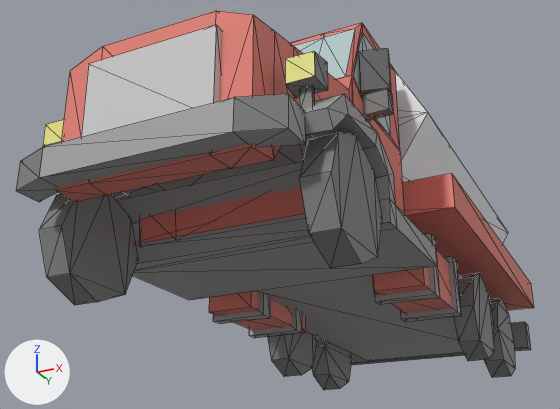
One commit to the glTF model assets/jaywalk/variety/tanker.glb: the scene before it, then after it.
The view is the same before and after, from a 50 mm lens placed at (4.52, -11.11, -2.4), pointed at (-0.82, -0.43, 2.41). The lights are fixed; the arrows at lower left show +X, +Y and +Z. The picture after the commit comes second. Mesh edges are drawn as thin lines. Where no turn or scale is listed for an object, it has been applied to the vertices. Vertices at exactly the same position are counted once.

Script lines for the objects in view, before the commit:
```python
me_tanker = bpy.data.meshes.new('tanker')
me_tanker.from_pydata(...)  # 462 vertices, 780 faces; spans x -2.21..2.21, y -5.45..5.45, z 0.0..4.74
me_tanker.materials.append(mat_vertex_colour)
ob_tanker = bpy.data.objects.new('tanker', me_tanker)
ob_tanker.location = (0.0, 0.0, 0.0)
```
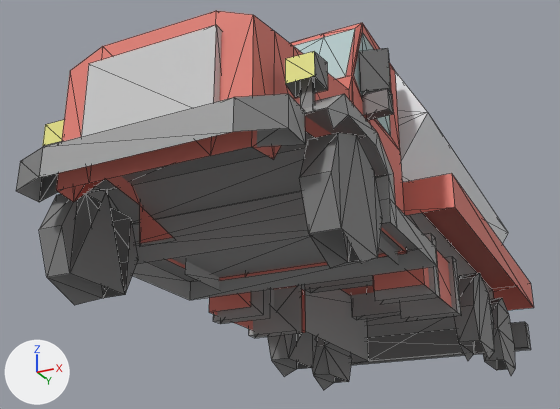
Where the change shows, as pixel boxes (x1, y1, x2, y2) in the pictures (560 x 409 px):
part 1 of me_tanker, deleted: before (16, 76, 534, 390)

What the commit changed:
me_tanker is used by ob_tanker; location (0.0, 0.0, 0.0).
me_tanker had 462 vertices, 780 faces and spanned x -2.21..2.21, y -5.45..5.45, z 0.0..4.74.
me_tanker now has 450 vertices, 576 faces and spans x -2.21..2.21, y -5.45..5.45, z 0.0..4.74.
Part 1, on me_tanker:
12 vertices are removed from x -1.51..1.52, y -4.78..3.64, z 0.0..1.51.
204 faces are deleted.
